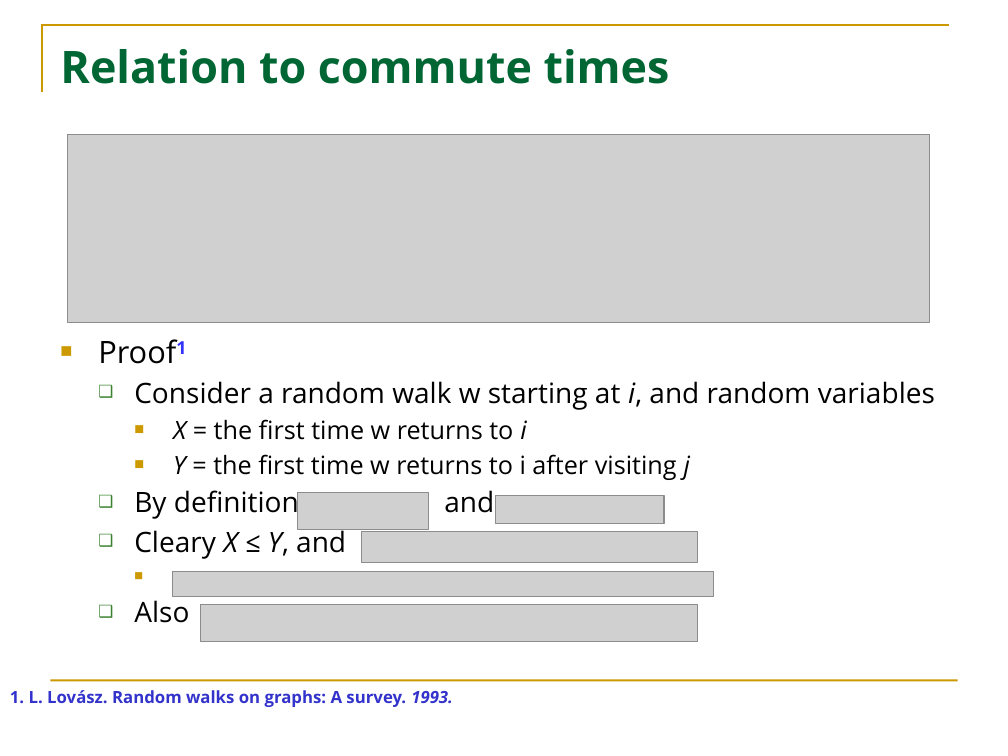
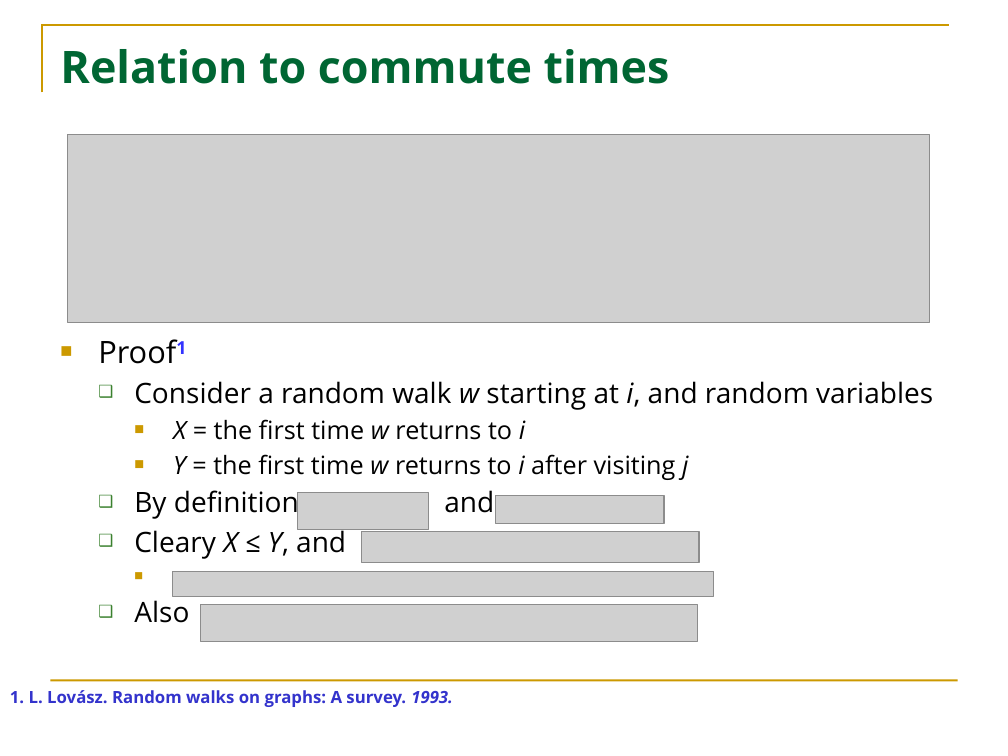
Before and after one commit to HuanSGT/rw-dir-prox, a slide deck: slide 24 of rw-pdf.pptx. Drawn at 1008x756 pixels with LibreOffice and Linux fonts; fonts in the diff are those of the drawing; grey boxes stand for pictures. Boxes give left, top, right and bottom in pixels: in the first picture for what was removed or moved away, otherwise in the second. Text is boxed around its words. In the diff, an @@ line names an element or a change of style, - is before the commit and + after.

```diff
--- a/rw-pdf.pptx
+++ b/rw-pdf.pptx
@@ text at bbox=[134, 381, 933, 480]: italic on in "w", "w", "w i" @@
```
Also in this commit, not shown: 7 other slides changed, 5 other files.
